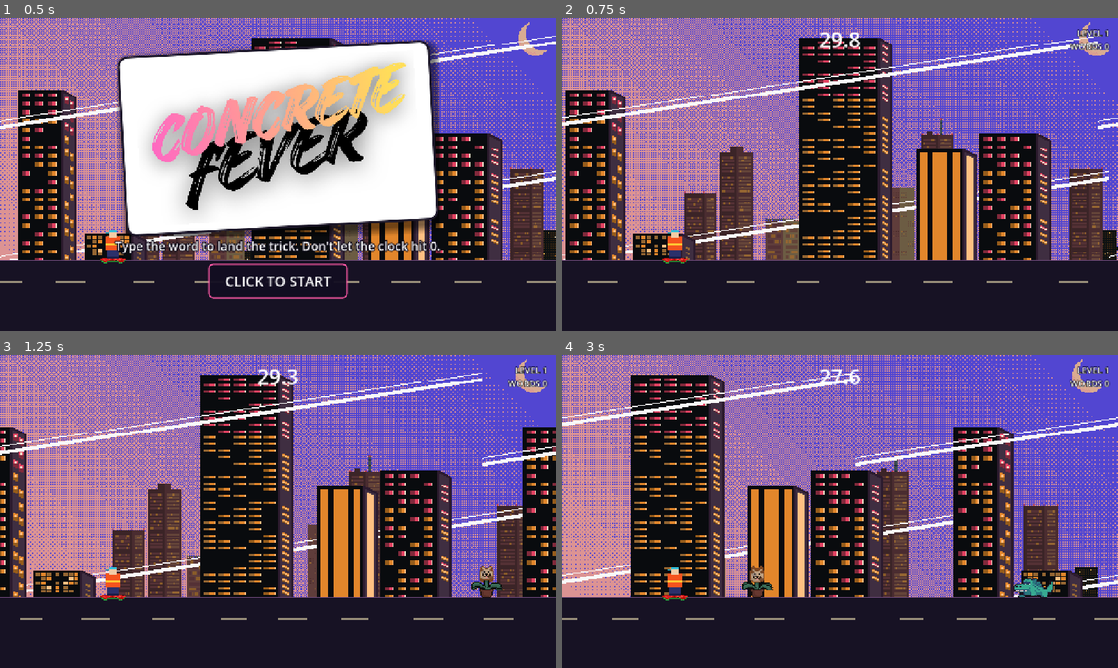
Above: before the commit, frames 1-4 (two rows, left to right).
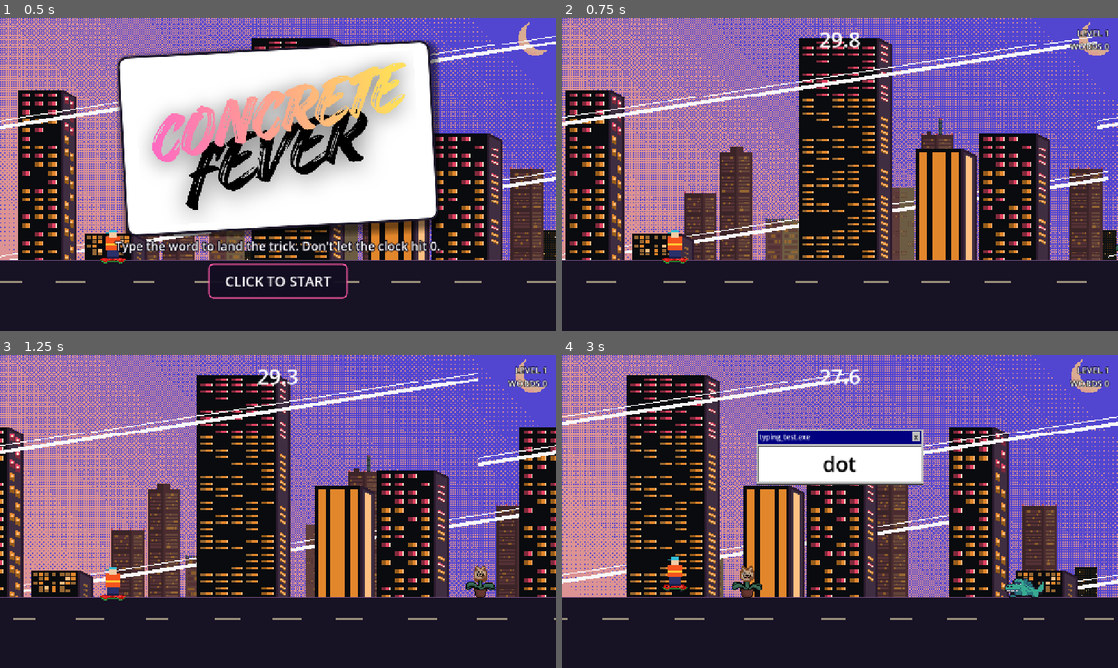
Above: after the commit, the same moments.

Repository: Sleepyad/HackTheFuture
Game: Godot game, scene res://scenes/main.tscn
Two runs of this game, one before a commit and one after it. Both use one fixed random seed, a clock stepped at 60 frames per second and the inputs below.
Inputs:
- Up to frame 1 (0.5 s): no input
- Up to frame 2 (0.75 s): click "CLICK TO START" at 0.5 s
- Up to frame 3 (1.25 s): no input
- Up to frame 4 (3 s): tap Enter at 1.25 s

Frame 1 is identical in both runs. In frame 2, 3.0% of the frame differs, in the area x 0-100%, y 5-85%; in frame 3, 11%; in frame 4, 21%, in the area x 0-100%, y 4-85%.

Commit message:
C: much faster scroll speed
SPEED_EASY 380 -> 400, SPEED_HARD 560 -> 850 (main.gd, two numbers only).
With the level 2 jump the scroll goes 474 -> 647 px/s at 15s and reaches
850 px/s at 90s.

Co-Authored-By: Claude Sonnet 5.5 <noreply@anthropic.com>
Claude-Session: https://claude.ai/code/session_012B94vVf9d5PuSaHHgm2VeC

Diff:
--- a/HackAThon/scripts/main.gd
+++ b/HackAThon/scripts/main.gd
@@ -6,8 +6,8 @@
 
 const W := 1280.0
 const GROUND_Y := 560.0
-const SPEED_EASY := 380.0            # px/s at difficulty 0
-const SPEED_HARD := 560.0            # px/s at difficulty 1
+const SPEED_EASY := 400.0            # px/s at difficulty 0
+const SPEED_HARD := 850.0            # px/s at difficulty 1 (C: faster ramp)
 const GAP_MIN := 520.0               # px between obstacles
 const GAP_MAX := 780.0
 const SPAWN_X := W + 60.0
